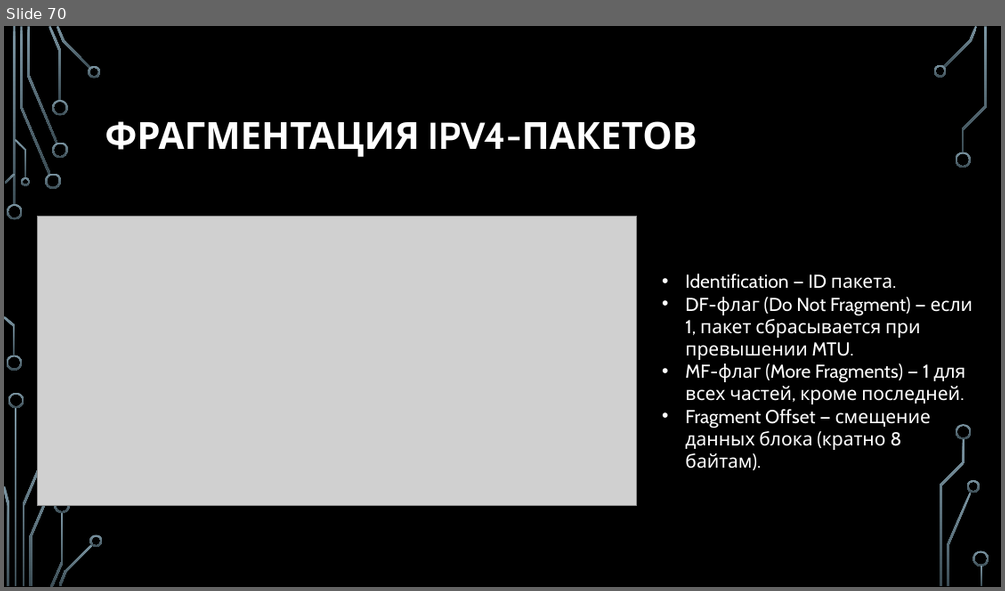
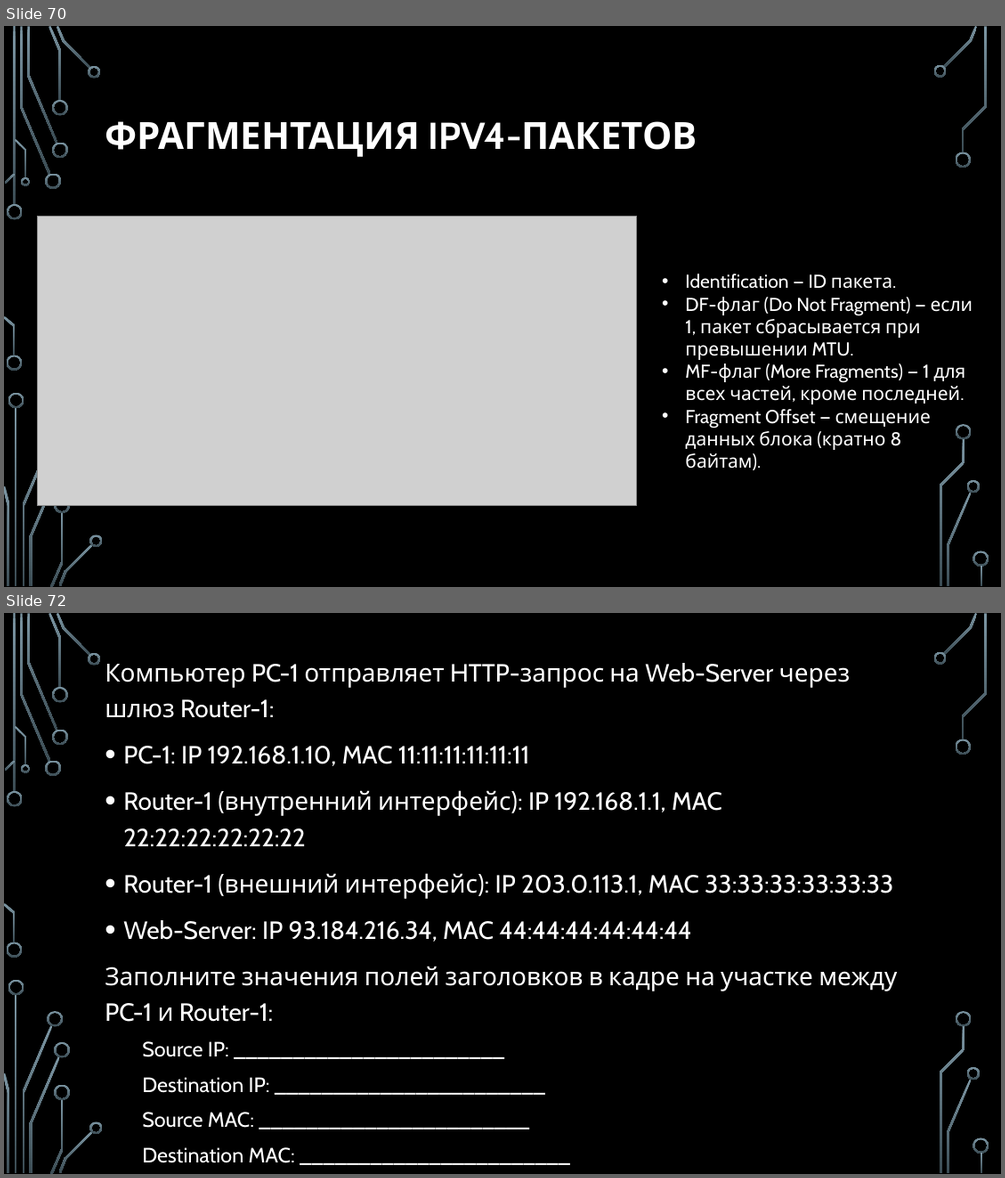
Before and after one commit to nhtgale/itn, a slide deck: 1.7 IP, Routing Basic/1.7 IP Routing Basic.pptx. Shown one above the other, each under a label of ours: slide 70 before the commit, slides 70 and 72 after it; the slides between them are not shown. The pictures are 1005x591 and 1005x1178 pixels, drawn with LibreOffice and Linux fonts; fonts in the diff are those of the drawing; grey boxes stand for pictures; background and template pictures are left out. Boxes give left, top, right and bottom in pixels: in the first picture for what was removed or moved away, otherwise in the second. Text is boxed around its words. In the diff, an @@ line names an element or a change of style, - is before the commit and + after.

```diff
--- a/1.7 IP, Routing Basic/1.7 IP Routing Basic.pptx
+++ b/1.7 IP, Routing Basic/1.7 IP Routing Basic.pptx
@@ slide 72 added at (x1=4, y1=613, x2=1001, y2=1174), background picture (left out); not listed: 34 template elements that a slide beside it also shows @@
@@ text added at (x1=105, y1=663, x2=897, y2=1127), 24 pt, text #FFFFFF @@
+Компьютер PC-1 отправляет HTTP-запрос на Web-Server через шлюз Router-1:
+• PC-1: IP 192.168.1.10, MAC 11:11:11:11:11:11
+• Router-1 (внутренний интерфейс): IP 192.168.1.1, MAC 22:22:22:22:22:22
+• Router-1 (внешний интерфейс): IP 203.0.113.1, MAC 33:33:33:33:33:33
+• Web-Server: IP 93.184.216.34, MAC 44:44:44:44:44:44
+Заполните значения полей заголовков в кадре на участке между PC-1 и Router-1:
+  Source IP: _______________________
+  Destination IP: _______________________
+  Source MAC: _______________________
+  Destination MAC: _______________________
@@ freeform shape added at (x1=48, y1=1011, x2=63, y2=1027), fill gradient #7C96A3 to #3B4C54 @@
@@ freeform shape added at (x1=54, y1=1042, x2=70, y2=1058), fill gradient #7C96A3 to #3B4C54 @@
```
Also in this commit, not shown: 8 other slides added, 3 other files.
